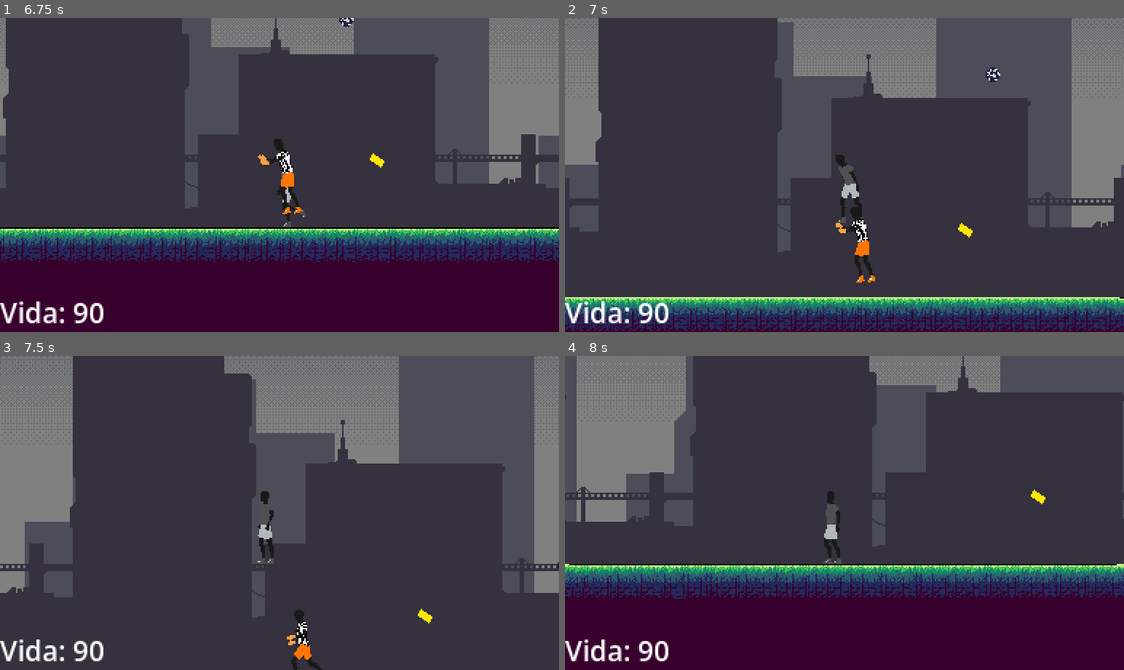
Above: before the commit, frames 1-4 (two rows, left to right).
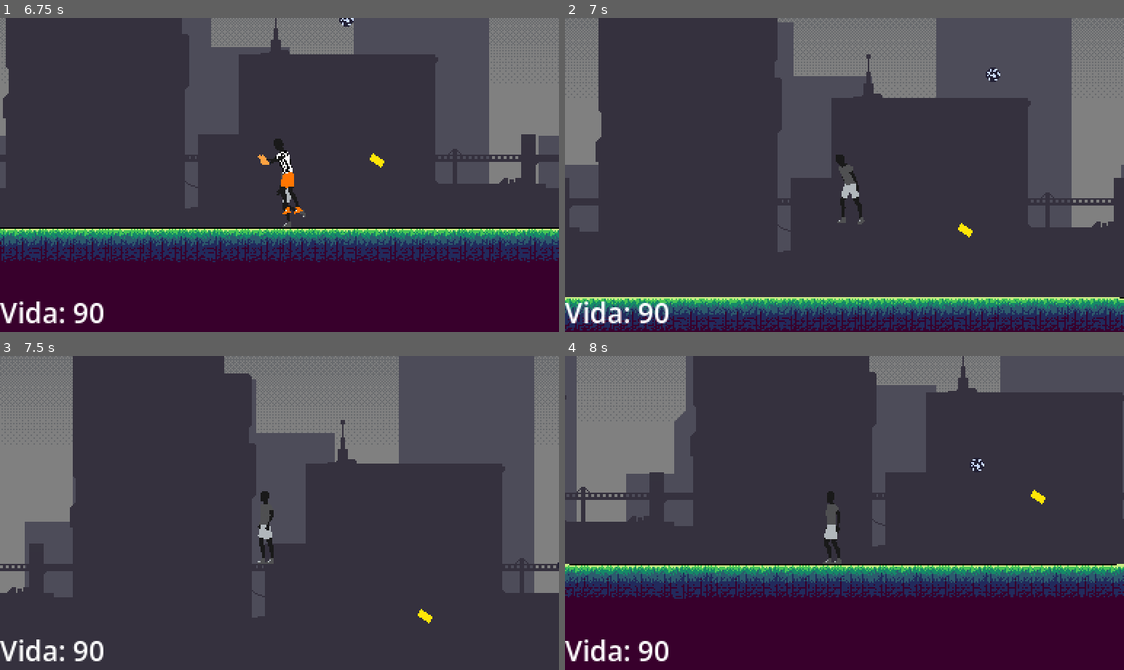
Above: after the commit, the same moments.

Repository: yGabrielT/A-Sombra-de-um-Jogador
Game: Godot game, scene res://Scenes/MainScenes/main_menu.tscn
Two runs of this game, one before a commit and one after it. Both use one fixed random seed, a clock stepped at 60 frames per second and the inputs below. The engine's default icon, where the game draws it, is replaced by a stand-in: a white triangle on a blue panel in a dark square. Sound files missing from this copy of the repository are replaced by a short silence.
Inputs (mouse positions are in pixels of both pictures, inside the frame that each line leads up to):
- Up to frame 1 (6.75 s): click "Jogar" at 0.5 s; tap Enter at 1.25 s; move the mouse to (402, 159) at 1.27 s; hold D (right) 1.28-2.78 s; right-click (402, 159) at 1.35 s; tap W (up) at 1.52, 2.27, 3.77, 4.52, 5.27 s; click (402, 159) at 1.55 s; move the mouse to (167, 190) at 2.02 s; click (167, 190) at 2.1 s; right-click (167, 190) at 2.3 s; move the mouse to (335, 105) at 2.77 s; hold A (left) 2.78-3.53 s; right-click (335, 105) at 2.85 s; click (335, 105) at 3.05 s; move the mouse to (251, 237) at 3.52 s; hold D (right) 3.53-5.03 s; click (251, 237) at 3.6 s; right-click (251, 237) at 3.8 s; move the mouse to (447, 222) at 4.27 s; right-click (447, 222) at 4.35 s; click (447, 222) at 4.55 s; move the mouse to (111, 127) at 5.02 s; hold A (left) 5.03-5.78 s; click (111, 127) at 5.1 s; right-click (111, 127) at 5.3 s; move the mouse to (307, 175) at 5.77 s; hold D (right) 5.78-6.53 s; right-click (307, 175) at 5.85 s; click (307, 175) at 6.05 s; move the mouse to (195, 96) at 6.52 s; hold A (left) from 6.53 s (still down); click (195, 96) at 6.6 s
- Up to frame 2 (7 s): keep holding A (left); tap W (up) at 6.77 s; right-click (760, 96) at 6.8 s
- Up to frame 3 (7.5 s): keep holding A (left); move the mouse to (402, 497) at 7.27 s; right-click (402, 497) at 7.35 s
- Up to frame 4 (8 s): keep holding A (left); tap W (up) at 7.52 s; click (967, 497) at 7.55 s

Frame 1 is identical in both runs. In frame 2, 0.5% of the frame differs, in the area x 48-56%, y 60-85%; in frame 3, 0.4%; in frame 4, less than 0.1%.

Commit message:
more sfx

Diff:
--- a/Scenes/InstaceableScenes/player.tscn
+++ b/Scenes/InstaceableScenes/player.tscn
@@ -5,6 +5,7 @@
 [ext_resource type="Texture2D" uid="uid://copuebjnfxg5q" path="res://Sprites/footballchar2/fall/0001.png" id="3_4qye4"]
 [ext_resource type="AudioStream" uid="uid://c66hyf73gpri" path="res://Audios/Soccer ball bouncing 1.mp3" id="3_dwee1"]
 [ext_resource type="AudioStream" uid="uid://bgv1a6va0n6j1" path="res://Audios/Walk on the grass.mp3" id="3_p4k0b"]
+[ext_resource type="AudioStream" uid="uid://br44x6fksldy" path="res://Audios/hit 2.mp3" id="4_2quun"]
 [ext_resource type="Texture2D" uid="uid://cahhu2big1x8p" path="res://Sprites/footballchar2/fall/0002.png" id="4_dwee1"]
 [ext_resource type="Texture2D" uid="uid://tpeg2vsewryw" path="res://Sprites/footballchar2/fall/0003.png" id="5_p4k0b"]
 [ext_resource type="Texture2D" uid="uid://bqb754wd5oaci" path="res://Sprites/footballchar2/fall/0004.png" id="6_8y1xv"]
@@ -112,6 +113,7 @@
 [ext_resource type="Texture2D" uid="uid://djt4dy2qwekkr" path="res://Sprites/footballchar2/walk_cycle/0023.png" id="108_roy3o"]
 [ext_resource type="Texture2D" uid="uid://bffig4pki2qgx" path="res://Sprites/footballchar2/walk_cycle/0024.png" id="109_7nmnp"]
 [ext_resource type="Texture2D" uid="uid://st7mkh0w4k2b" path="res://Sprites/footballchar2/walk_cycle/0025.png" id="110_36ln8"]
+[ext_resource type="AudioStream" uid="uid://bnkmr2q5ljlhb" path="res://Audios/punch.mp3" id="113_8y1xv"]
 
 [sub_resource type="CapsuleShape2D" id="CapsuleShape2D_g4v7s"]
 radius = 18.0
@@ -804,6 +806,16 @@
 ball_scene = ExtResource("2_bs8co")
 health = 100
 
+[node name="PunchSound" type="AudioStreamPlayer2D" parent="." unique_id=1811594245]
+unique_name_in_owner = true
+stream = ExtResource("113_8y1xv")
+bus = &"SFX"
+
+[node name="Hit" type="AudioStreamPlayer2D" parent="." unique_id=1523323525]
+unique_name_in_owner = true
+stream = ExtResource("4_2quun")
+bus = &"SFX"
+
 [node name="WalkOnTheGrass" type="AudioStreamPlayer2D" parent="." unique_id=1040580189]
 unique_name_in_owner = true
 stream = ExtResource("3_p4k0b")
--- a/Scripts/audio_controller.gd
+++ b/Scripts/audio_controller.gd
@@ -9,7 +9,7 @@
 func _enter_tree() -> void:
 	Global.audio_controller = self
 
-func play_sound_with_pitch(stream : AudioStream, pitch : float, volume : float = 1.0) -> void:
+func play_sound_with_pitch(stream : AudioStream, pitch : float = 1.0, volume : float = 1.0) -> void:
 	var sound_instance = AudioStreamPlayer.new()
 	self.add_child(sound_instance)
 	sound_instance.bus = "SFX"
@@ -18,7 +18,7 @@
 	sound_instance.pitch_scale = pitch
 	sound_instance.play()
 
-func play_sounds_with_pitch(stream : Array[AudioStream], pitch : float, volume : float = 1.0) -> void:
+func play_sounds_with_pitch(stream : Array[AudioStream], pitch : float = 1.0, volume : float = 1.0) -> void:
 	var sound_instance = AudioStreamPlayer.new()
 	self.add_child(sound_instance)
 	var i = (randi_range(1,stream.size())) - 1
--- a/Scripts/boss.gd
+++ b/Scripts/boss.gd
@@ -11,6 +11,7 @@
 
 @onready var grounds := $Grounds
 @onready var screen_notifier := $ScreenNotifier
+@onready var smash_sound := preload("res://Audios/The stone is crushed.mp3")
 
 func _ready() -> void:
 	super._ready()
@@ -70,6 +71,7 @@
 		start_smash_anim()
 
 func start_smash_anim():
+	Global.audio_controller.play_sound_with_pitch(smash_sound,.2,.5)
 	var grounds_nodes = grounds.get_children()
 	var tween = get_tree().create_tween()
 	tween.tween_property(grounds_nodes[0], "position", Vector2(0,-16),.1)
@@ -88,4 +90,4 @@
 
 func _on_ground_hit(body: Node2D) -> void:
 	if body.name == "Player":
-		body.health -= 5
+		body.damage(5)
--- a/Scripts/card.gd
+++ b/Scripts/card.gd
@@ -12,5 +12,5 @@
 
 func _on_body_entered(body: Node2D) -> void:
 	if body.name == "Player":
-		body.health -= 10
+		body.damage(10)
 		queue_free()
--- a/Scripts/enemy.gd
+++ b/Scripts/enemy.gd
@@ -11,6 +11,7 @@
 
 @onready var raycast : RayCast2D = $RayCast2D
 @onready var sprite : AnimatedSprite2D = $Sprite
+@onready var hit_sound : AudioStream = preload("res://Audios/hit.mp3")
 
 func _ready() -> void:
 	initial_raycast_target_position = raycast.target_position
@@ -32,6 +33,7 @@
 
 	if body.name.contains("Ball"):
 		health -= 35
+		Global.audio_controller.play_sound_with_pitch(hit_sound,1.0,.3)
 		if health <= 0:
 			self.queue_free()
 			Global.game_controller.enemys_killed += 1
@@ -40,7 +42,8 @@
 func on_area_enemy_hit(area: Area2D) -> void:
 	print(area.name)
 	if area.name == "MeleeHitbox":
-		health -= 10
+		health -= 40
+		Global.audio_controller.play_sound_with_pitch(hit_sound,.7,.3)
 		if health <= 0:
 			self.queue_free()
 			Global.game_controller.enemys_killed += 1
--- a/Scripts/goalie.gd
+++ b/Scripts/goalie.gd
@@ -28,11 +28,11 @@
 		if can_melee:
 			can_melee = false
 			print("atacou na mão")
-			Global.game_controller.player.health -= 10
+			Global.game_controller.player.damage(10)
 	handle_melee_cooldown(delta)
+	move_and_slide()
 	if health <= 0:
 		queue_free()
-	move_and_slide()
 
 
 
--- a/Scripts/player_controller.gd
+++ b/Scripts/player_controller.gd
@@ -17,6 +17,10 @@
 @onready var meele_hitbox_col := $MeleeHitbox/col
 @onready var char_sprite := $Icon
 @onready var anim_tree := $AnimationTree
+@onready var hit_sound := preload("res://Audios/hit 2.mp3")
+@onready var walk_sound := preload("res://Audios/Walk on the grass.mp3")
+@onready var punch_sound := preload("res://Audios/punch.mp3")
+@onready var ball_sound := preload("res://Audios/Soccer ball bouncing 1.mp3")
 
 var smooth_speed : float
 var direction_to_mouse : Vector2
@@ -39,8 +43,7 @@
 func _physics_process(delta: float) -> void:
 	walk(delta)
 	move_and_slide()
-	if health <= 0:
-		get_tree().change_scene_to_file("res://Scenes/MainScenes/game_over.tscn")
+
 	follow_camera(delta)
 
 func _process(delta: float) -> void:
@@ -83,7 +86,7 @@
 	shooting = true
 	char_sprite.play("shoot")
 	await get_tree().create_timer(.2).timeout
-	%SoccerBallBouncing1.play()
+	Global.audio_controller.play_sound_with_pitch(ball_sound)
 	var ball_instance := ball_scene.instantiate()
 	get_tree().current_scene.add_child(ball_instance)
 	ball_instance.name = "Ball"
@@ -99,6 +102,7 @@
 	meele_hitbox_col.disabled = false
 	meleeing = true
 	char_sprite.play("head_bump")
+	Global.audio_controller.play_sound_with_pitch(punch_sound)
 	await get_tree().create_timer(meele_hitbox_timer).timeout
 	meleeing = false
 	meele_hitbox_col.disabled = true
@@ -133,8 +137,13 @@
 		else:
 			shoot_timer += delta
 
+func damage(damage_amount : int):
+	health -= damage_amount
+	Global.audio_controller.play_sound_with_pitch(hit_sound)
+	if health <= 0:
+		get_tree().change_scene_to_file("res://Scenes/MainScenes/game_over.tscn")
 
 func _on_icon_frames_changed() -> void:
 	if char_sprite.animation == "walk":
 		if char_sprite.frame in walk_sprites:
-			%WalkOnTheGrass.play()
+			Global.audio_controller.play_sound_with_pitch(walk_sound,randf_range(0.7,1.1))
--- a/Scripts/referee.gd
+++ b/Scripts/referee.gd
@@ -7,6 +7,7 @@
 var shoot_timer : float
 
 @onready var spawn_pos = $spawn
+@onready var throw_sound = preload("res://Audios/throw.mp3")
 
 func _ready() -> void:
 	super._ready()
@@ -27,6 +28,7 @@
 		can_shoot = false
 		sprite.play("shoot_card")
 		await get_tree().create_timer(1.416).timeout
+		Global.audio_controller.play_sound_with_pitch(throw_sound)
 		var card_instance = card_scene.instantiate()
 		get_tree().current_scene.add_child(card_instance)
 		card_instance.direction = current_direction
Not shown, added: Audios/The stone is crushed.mp3.import
Not shown, added: Audios/hit 2.mp3.import
Not shown, added: Audios/hit.mp3.import
Not shown, added: Audios/punch.mp3.import
Not shown, added: Audios/throw.mp3.import
Not shown, changed: export_presets.cfg
Not shown, added: Audios/The stone is crushed.mp3
Not shown, added: Audios/hit 2.mp3
Not shown, added: Audios/hit.mp3
Not shown, added: Audios/punch.mp3
Not shown, added: Audios/throw.mp3
